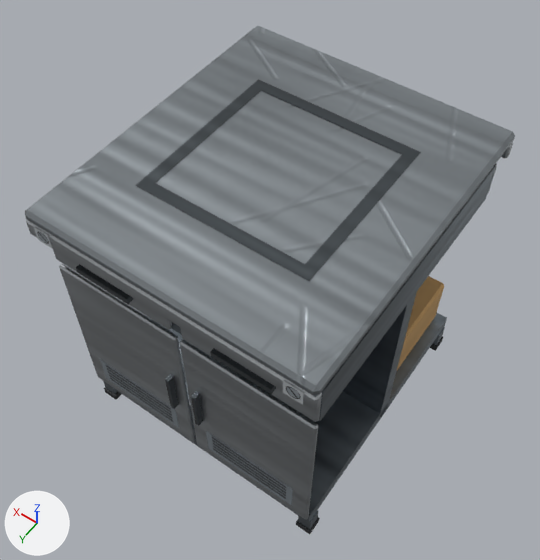
Renders of the glTF model godot/assets/models/furniture/counters/pass_1m.glb from each side of a commit.
Both versions are drawn from a 50 mm lens placed at (-0.911, 1.33, 2.632), pointed at (0.032, 0.011, 0.558). Arrows for +X, +Y and +Z are at lower left; the lights stay in place. The older version comes first. Where no turn or scale is listed for an object, it has been applied to the vertices. Vertices at exactly the same position are counted once.

The first picture shows 'pass_1m_body'.
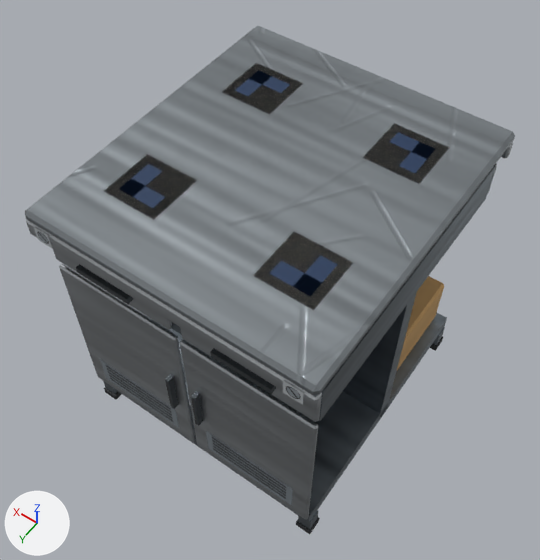
Changed parts and their boxes (x1, y1, x2, y2) in the pictures (540 x 560 px):
'pass_1m_body', surface changed: (101, 61, 451, 313) in both
part 1 of me_pass_1m_body_001, reshaped: before (136, 79, 421, 281); after (104, 64, 448, 310)

The change, as a diff of the scene's bpy script:
```diff
--- a/godot/assets/models/furniture/counters/pass_1m.glb.py
+++ b/godot/assets/models/furniture/counters/pass_1m.glb.py
@@ img_counter_atlas @@
+img_counter_atlas = load_image('counter_atlas', '_unpacked/counter_atlas', 512, 512, 'sRGB')
@@ mat_counters_atlas @@
 mat_counters_atlas = principled_material('counters_atlas')
-mat_counters_atlas.texture = img_counters_atlas
+mat_counters_atlas.texture = img_counter_atlas
 mat_counters_atlas.roughness = 0.55
@@ me_pass_1m_body_001 @@
 # used by ob_pass_1m_body; location = (0.0, 0.0, 0.0)
-me_pass_1m_body_001.from_pydata(...)  # 448 vertices, 706 faces; spans x -0.496..0.496, y -0.561..0.561, z 0.0..1.102
+me_pass_1m_body_001.from_pydata(...)  # 468 vertices, 690 faces; spans x -0.496..0.496, y -0.561..0.561, z 0.0..1.101
+# me_pass_1m_body_001 part 1
+# 24 vertices are removed from x -0.3..0.3, y -0.3..0.3, z 1.1..1.102
+# 40 faces are deleted
+# 22 vertices are added at x -0.36..0.275, y -0.37..0.37, z 1.1..1.101
+# 8 new vertices lie (0.19, 0.0, 0.0) away from vertices in x -0.36..0.17, y -0.37..0.37, z 1.1
+# 8 new vertices lie (0.13, 0.0, 0.0) away from vertices in x -0.33..0.2, y -0.34..0.34, z 1.101
+# 6 new vertices lie (0.055, 0.0, 0.0) away from vertices in x -0.33..0.275, y -0.34..0.34, z 1.101
+# 24 new faces join them, mat_counters_atlas (picture img_counter_atlas)
 me_pass_1m_body_001.materials.append(mat_mat_steel_brushed_top)
```
